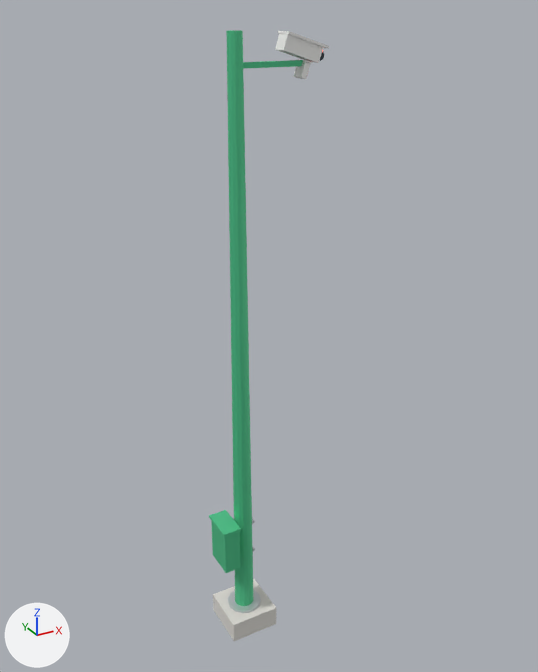
A saved change to the glTF model docs/visor3d/comun/modelos/baculo-camara.glb.
Both versions are drawn from a 50 mm camera at (-4.35, -8.78, 9.54) aimed at (0.55, 0.14, 5.08). The lights are fixed; the arrows at lower left show +X, +Y and +Z. The picture after the commit comes second.

Objects in the first picture: 'CamaraCuerpo', 'DadoHormigon', 'FusteYArmario' and 1 more.
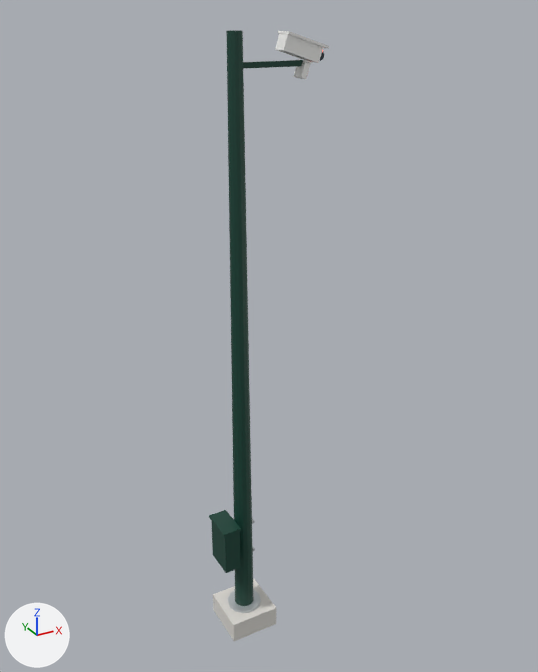
The edits, one by one:
Material 'VerdeBaculo' (mat_verdebaculo) changes colour from green #53cd93 to dark cyan #0f4336; in linear values from (0.086, 0.608, 0.29) to (0.0048, 0.056, 0.037).

Where the change shows, as pixel boxes [x1, y1, x2, y2] in the pictures (538 x 672 px):
'FusteYArmario', recoloured (green to dark cyan)
    both: [209, 30, 303, 606]
